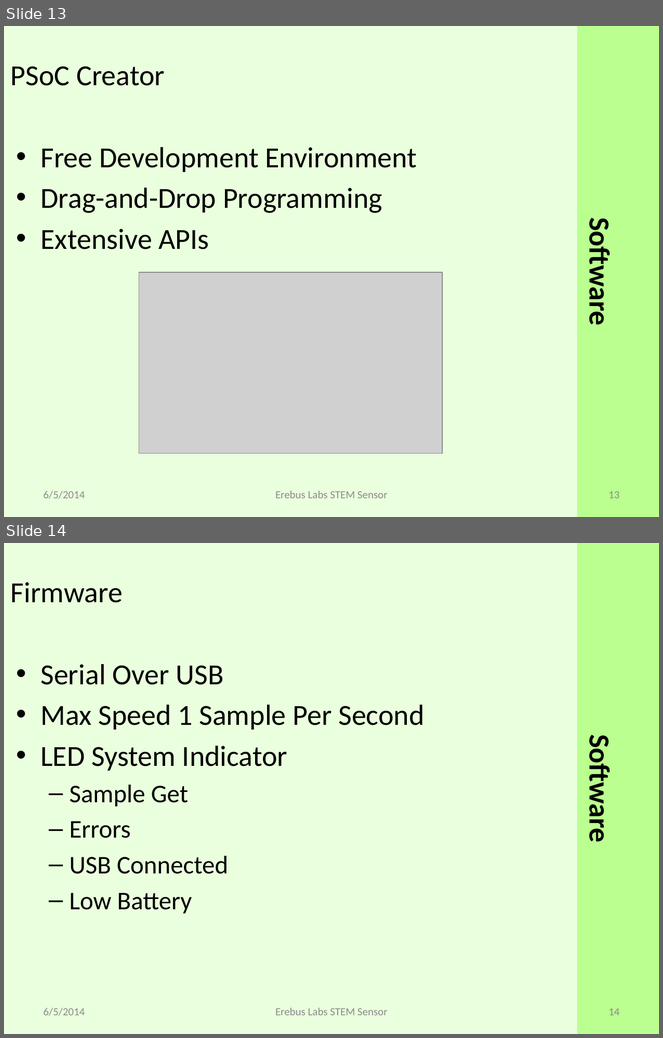
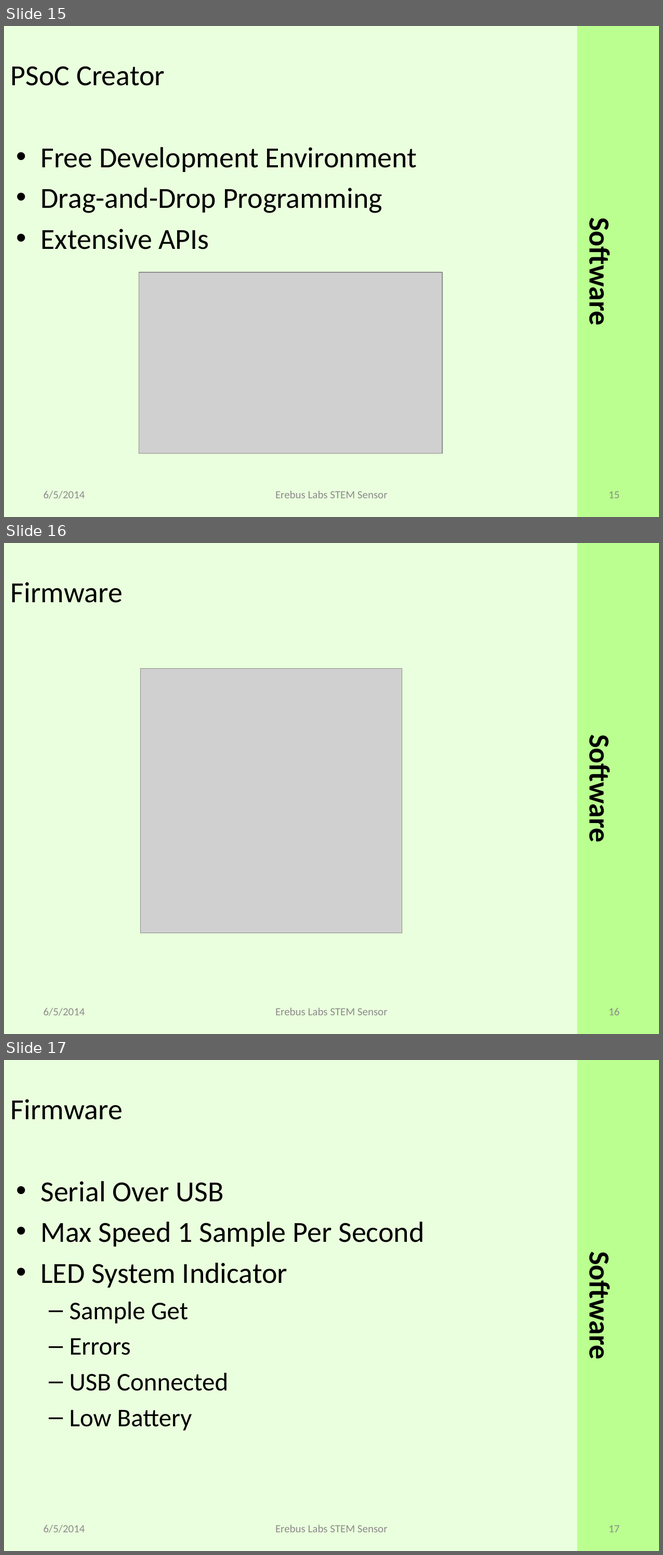
Before and after one commit to erebus-labs/PSU-VOC-SENSOR-2K14, a slide deck: Documents/source_documents/Presentation.pptx. Shown one above the other, each under a label of ours: slides 13 and 14 before the commit, slides 15, 16 and 17 after it. The pictures are 663x1038 and 663x1555 pixels, drawn with LibreOffice and Linux fonts; fonts in the diff are those of the drawing; grey boxes stand for pictures. Boxes give left, top, right and bottom in pixels: in the first picture for what was removed or moved away, otherwise in the second. Text is boxed around its words. In the diff, an @@ line names an element or a change of style, - is before the commit and + after.

```diff
--- a/Documents/source_documents/Presentation.pptx
+++ b/Documents/source_documents/Presentation.pptx
@@ slide 16 added at bbox=[4, 543, 659, 1034], background #EAFFDD; not listed: 1 template element that a slide beside it also shows @@
@@ text added at bbox=[11, 582, 123, 603], 32 pt, text #000000 @@
+Firmware
@@ picture added at bbox=[140, 669, 402, 934] @@
@@ text added at bbox=[582, 745, 617, 840], 32 pt, text #000000, bold @@
+Software
@@ text added at bbox=[44, 1008, 85, 1016], 12 pt, text #8C8C8C @@
+6/5/2014
@@ text added at bbox=[275, 1008, 388, 1016], 12 pt, text #8C8C8C @@
+Erebus Labs STEM Sensor
@@ page number added at bbox=[609, 1008, 620, 1016], 12 pt, text #8C8C8C @@
+16
@@ what was slide 13 is now slide 15 @@
@@ page number at bbox=[609, 491, 620, 499]: text changed @@
-13
+15
@@ what was slide 14 is now slide 17 @@
@@ page number at bbox=[609, 1525, 620, 1533]: text changed @@
-14
+17
```
Also in this commit, not shown: 4 slides changed, 6 other slides added.
